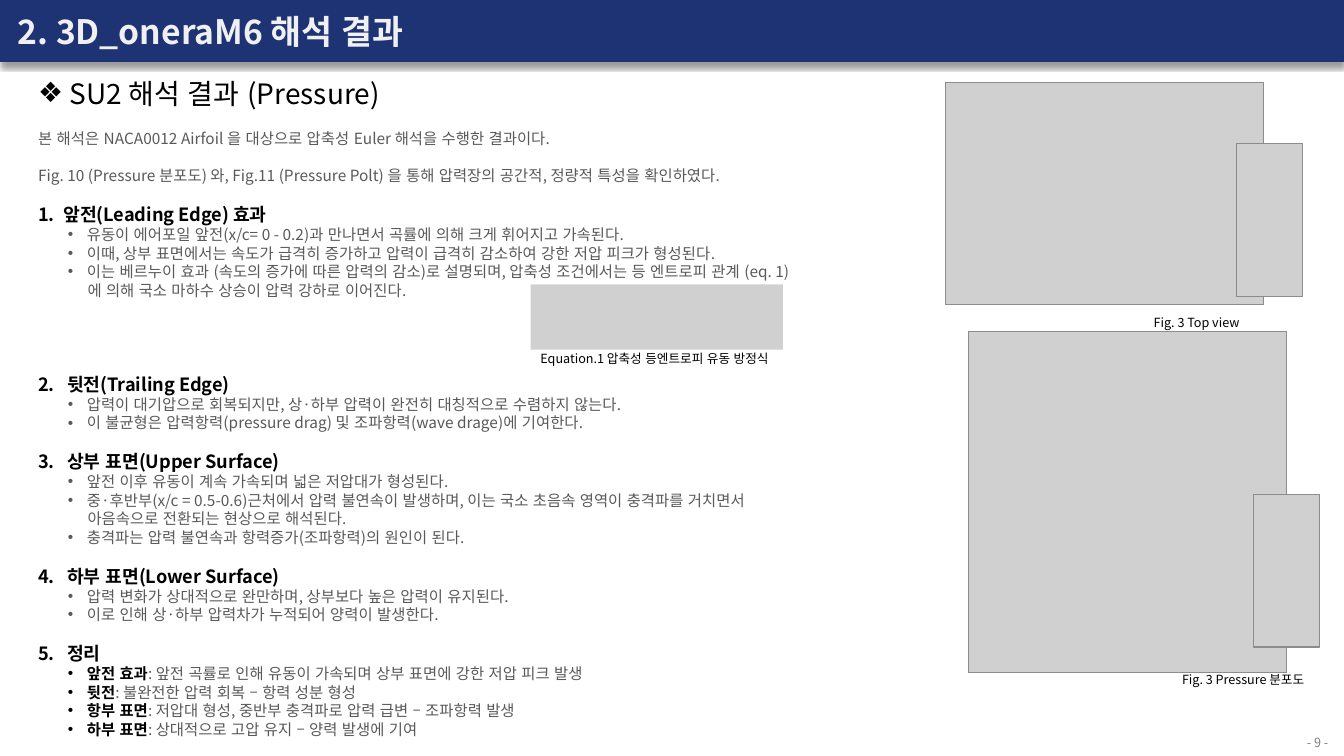
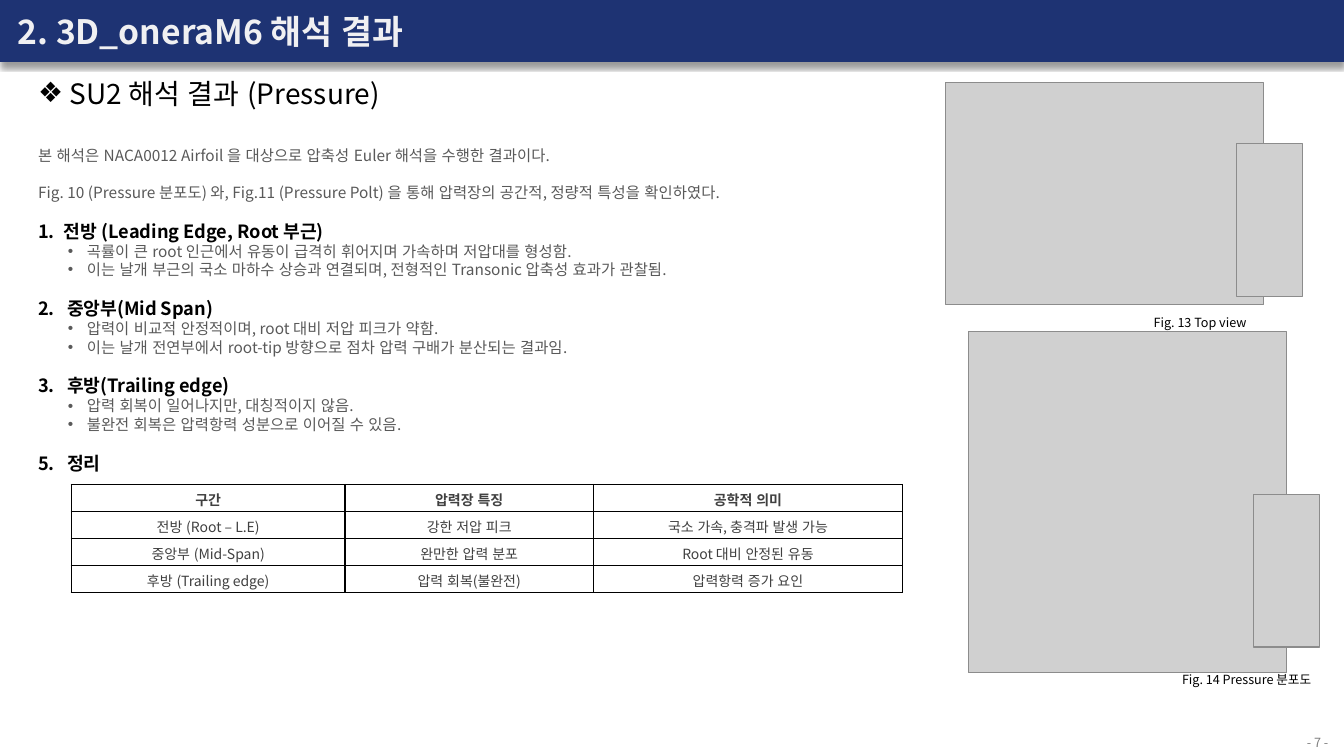
Before and after one commit to Bogeuns/17415009_BogeunSeo, a slide deck: slide 7 of Homework/Week_2/SU2 보고서 (2주차).pptx (slide 9 before the commit). Drawn at 1344x756 pixels with LibreOffice and Linux fonts; fonts in the diff are those of the drawing; grey boxes stand for pictures. Boxes give left, top, right and bottom in pixels: in the first picture for what was removed or moved away, otherwise in the second. Text is boxed around its words. In the diff, an @@ line names an element or a change of style, - is before the commit and + after.

```diff
--- a/Homework/Week_2/SU2 보고서 (2주차).pptx
+++ b/Homework/Week_2/SU2 보고서 (2주차).pptx
@@ text "본 해석은 NACA0012 Airfoil 을 ...": place and size @@
-text "본 해석은 NACA0012 Airfoil 을 ..." at (38,131,789,737)
+text "본 해석은 NACA0012 Airfoil 을 ..." at (38,148,720,472)
@@ text at (38,222,667,431): text changed @@
-1. 앞전(Leading Edge) 효과
-• 유동이 에어포일 앞전(x/c= 0 - 0.2)과 만나면서 곡률에 의해 크게 휘어지고 가속된다.
-• 이때, 상부 표면에서는 속도가 급격히 증가하고 압력이 급격히 감소하여 강한 저압 피크가 형성된다.
-• 이는 베르누이 효과 (속도의 증가에 따른 압력의 감소)로 설명되며, 압축성 조건에서는 등 엔트로피 관계 (eq. 1)
-에 의해 국소 마하수 상승이 압력 강하로 이어진다.
-2. 뒷전(Trailing Edge)
-• 압력이 대기압으로 회복되지만, 상·하부 압력이 완전히 대칭적으로 수렴하지 않는다.
-• 이 불균형은 압력항력(pressure drag) 및 조파항력(wave drage)에 기여한다.
-3. 상부 표면(Upper Surface)
-• 앞전 이후 유동이 계속 가속되며 넓은 저압대가 형성된다.
-• 중·후반부(x/c = 0.5-0.6)근처에서 압력 불연속이 발생하며, 이는 국소 초음속 영역이 충격파를 거치면서
-아음속으로 전환되는 현상으로 해석된다.
-• 충격파는 압력 불연속과 항력증가(조파항력)의 원인이 된다.
-4. 하부 표면(Lower Surface)
-• 압력 변화가 상대적으로 완만하며, 상부보다 높은 압력이 유지된다.
-• 이로 인해 상·하부 압력차가 누적되어 양력이 발생한다.
+1. 전방 (Leading Edge, Root 부근)
+• 곡률이 큰 root 인근에서 유동이 급격히 휘어지며 가속하며 저압대를 형성함.
+• 이는 날개 부근의 국소 마하수 상승과 연결되며, 전형적인 Transonic 압축성 효과가 관찰됨.
+2. 중앙부(Mid Span)
+• 압력이 비교적 안정적이며, root 대비 저압 피크가 약함.
+• 이는 날개 전연부에서 root-tip 방향으로 점차 압력 구배가 분산되는 결과임.
+3. 후방(Trailing edge)
+• 압력 회복이 일어나지만, 대칭적이지 않음.
+• 불완전 회복은 압력항력 성분으로 이어질 수 있음.
@@ picture removed at (530,284,782,350) @@
@@ text at (1154,317,1246,330): text changed @@
-Fig. 3 Top view
+Fig. 13 Top view
@@ text removed at (540,352,769,366) @@
-Equation.1 압축성 등엔트로피 유동 방정식
@@ table added at (72,485,903,594), 4 rows, 3 columns @@
+구간 | 압력장 특징 | 공학적 의미
+전방 (Root – L.E) | 강한 저압 피크 | 국소 가속, 충격파 발생 가능
+중앙부 (Mid-Span) | 완만한 압력 분포 | Root 대비 안정된 유동
+후방 (Trailing edge) | 압력 회복(불완전) | 압력항력 증가 요인
@@ text at (87,666,582,737): paragraphs removed @@
-• 앞전 효과: 앞전 곡률로 인해 유동이 가속되며 상부 표면에 강한 저압 피크 발생
-• 뒷전: 불완전한 압력 회복 – 항력 성분 형성
-• 항부 표면: 저압대 형성, 중반부 충격파로 압력 급변 – 조파항력 발생
-• 하부 표면: 상대적으로 고압 유지 – 양력 발생에 기여
@@ text at (1182,671,1311,687): text changed @@
-Fig. 3 Pressure 분포도
+Fig. 14 Pressure 분포도
@@ page number at (1314,738,1321,747): text changed @@
-- 9 -
+- 7 -
```
Also in this commit, not shown: 5 other slides changed, 1 slide added, 5 slides removed, 2 other files.
